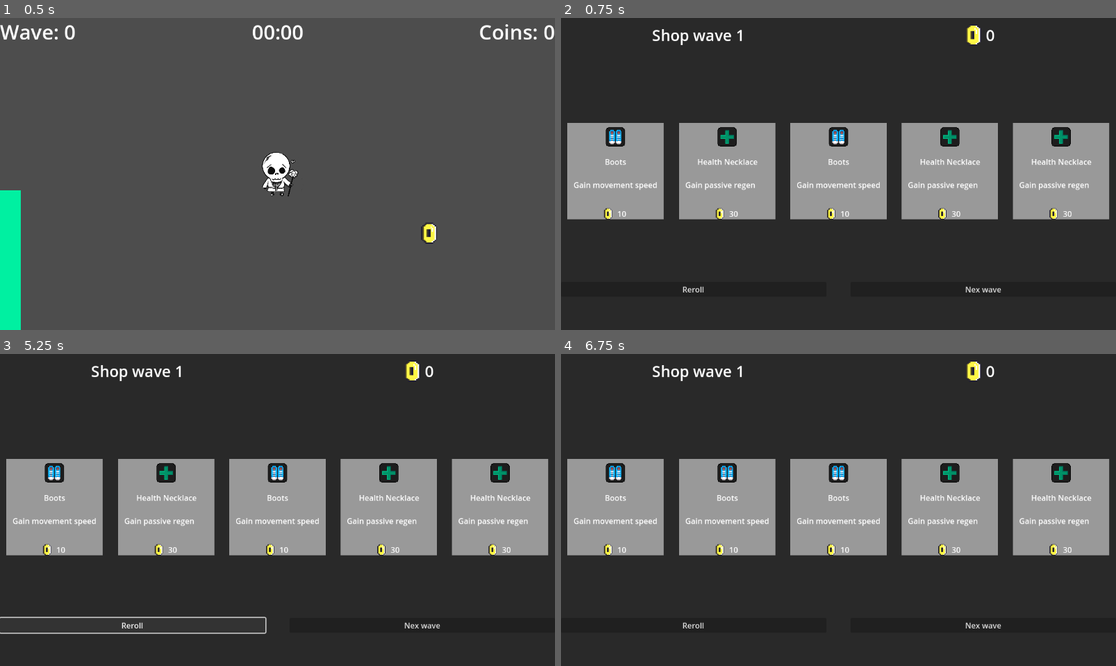
Above: before the commit, frames 1-4 (two rows, left to right).
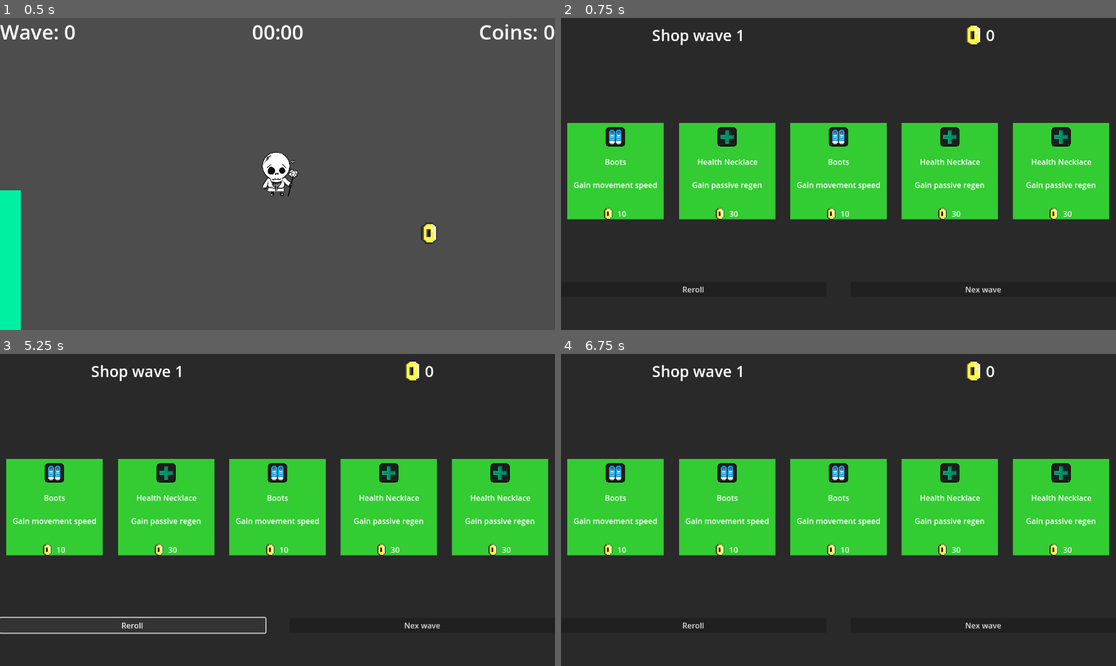
Above: after the commit, the same moments.

Repository: PoloLoveTaco/One-Month-Game-Jam
Game: Godot game, scene res://Scenes/test.tscn
Same seed, same stepped clock (60 frames per second), same inputs: the game is played once before the commit and once after it.
Inputs (mouse positions are in pixels of both pictures, inside the frame that each line leads up to):
- Up to frame 1 (0.5 s): no input
- Up to frame 2 (0.75 s): hold Right (right) from 0.53 s (still down); hold T (tmp) from 0.53 s (still down)
- Up to frame 3 (5.25 s): release Right (right) at 1.25 s; release T (tmp) at 1.25 s; click (61, 460) at 1.25 s; click (172, 460) at 2 s; click (283, 460) at 2.75 s; click (394, 460) at 3.5 s; click (505, 460) at 4.25 s; click "Reroll" at 5 s
- Up to frame 4 (6.75 s): click "Nex wave" at 5.75 s; tap Enter at 6.5 s; hold Down (down) from 6.53 s (still down); tap T (tmp) at 6.6 s

Frame 1 is identical in both runs. In frame 2, 25% of the frame differs, in the area x 1-99%, y 33-65%; in frame 3, 25%; in frame 4, 25%.

Commit message:
set rarity

Diff:
--- a/Scenes/shop.tscn
+++ b/Scenes/shop.tscn
@@ -2,8 +2,8 @@
 
 [ext_resource type="Script" uid="uid://dilto30o4ij66" path="res://Scripts/shop.gd" id="1_fdj0q"]
 [ext_resource type="Script" uid="uid://ceatpya8csule" path="res://Scripts/upgrade_data.gd" id="2_k6jq0"]
-[ext_resource type="Resource" uid="uid://ds2ij55yopx6t" path="res://Scripts/Resources/ItemData/boots.tres" id="3_3ps1r"]
-[ext_resource type="Resource" uid="uid://6amo8rdbcgme" path="res://Scripts/Resources/ItemData/health_necklace.tres" id="4_3ps1r"]
+[ext_resource type="Resource" uid="uid://ds2ij55yopx6t" path="res://Scripts/Resources/ItemData/boots_commun.tres" id="3_3ps1r"]
+[ext_resource type="Resource" uid="uid://6amo8rdbcgme" path="res://Scripts/Resources/ItemData/health_necklace_commun.tres" id="4_3ps1r"]
 [ext_resource type="Texture2D" uid="uid://fwurp47bgqcb" path="res://Assets/coin.png" id="4_ymrm4"]
 [ext_resource type="PackedScene" uid="uid://c7jqxbr2j6tsi" path="res://Scenes/shop_item.tscn" id="5_k6jq0"]
 
--- a/Scenes/shop_item.tscn
+++ b/Scenes/shop_item.tscn
@@ -13,7 +13,7 @@
 
 [sub_resource type="StyleBoxEmpty" id="StyleBoxEmpty_asrp6"]
 
-[sub_resource type="StyleBoxFlat" id="StyleBoxFlat_wmysf"]
+[sub_resource type="StyleBoxEmpty" id="StyleBoxEmpty_tga60"]
 
 [node name="ShopItem" type="Button"]
 offset_right = 8.0
@@ -30,7 +30,16 @@
 layout_mode = 0
 offset_right = 200.0
 offset_bottom = 200.0
-theme_override_styles/panel = SubResource("StyleBoxFlat_wmysf")
+theme_override_styles/panel = SubResource("StyleBoxEmpty_tga60")
+
+[node name="Background" type="ColorRect" parent="Panel"]
+layout_mode = 1
+anchors_preset = 15
+anchor_right = 1.0
+anchor_bottom = 1.0
+grow_horizontal = 2
+grow_vertical = 2
+color = Color(1, 0.05882353, 1, 1)
 
 [node name="Icon" type="TextureRect" parent="Panel"]
 layout_mode = 1
@@ -56,22 +65,22 @@
 offset_bottom = -8.0
 grow_horizontal = 2
 grow_vertical = 2
-text = "Boots"
+text = "Item Name"
 
 [node name="Desc" type="Label" parent="Panel"]
 layout_mode = 1
-anchors_preset = 7
-anchor_left = 0.5
-anchor_top = 1.0
-anchor_right = 0.5
-anchor_bottom = 1.0
-offset_left = -87.0
-offset_top = -83.0
-offset_right = 87.0
-offset_bottom = -60.0
+anchors_preset = 14
+anchor_top = 0.5
+anchor_right = 1.0
+anchor_bottom = 0.5
+offset_top = 17.0
+offset_bottom = 40.0
 grow_horizontal = 2
-grow_vertical = 0
-text = "Gain movement speed"
+grow_vertical = 2
+text = "Item description"
+horizontal_alignment = 1
+vertical_alignment = 2
+autowrap_mode = 2
 
 [node name="Cost" type="HBoxContainer" parent="Panel"]
 layout_mode = 1
@@ -95,4 +104,4 @@
 layout_mode = 2
 size_flags_horizontal = 7
 size_flags_vertical = 1
-text = "50"
+text = "999"
--- a/Scripts/Resources/ItemData/boots.tres
+++ /dev/null
@@ -1,21 +0,0 @@
-[gd_resource type="Resource" script_class="ItemData" load_steps=5 format=3 uid="uid://ds2ij55yopx6t"]
-
-[ext_resource type="Script" uid="uid://cfwiunhjh3g6p" path="res://Scripts/stat_modifier.gd" id="1_14g10"]
-[ext_resource type="Texture2D" uid="uid://bnh2hcgvwcqu" path="res://Assets/MoveSpeedIcon.png" id="1_h40hs"]
-[ext_resource type="Script" uid="uid://sng1chh7b4kc" path="res://Scripts/item_data.gd" id="2_h40hs"]
-
-[sub_resource type="Resource" id="Resource_h40hs"]
-script = ExtResource("1_14g10")
-stat = 2
-percent_bonus = 10.0
-metadata/_custom_type_script = "uid://cfwiunhjh3g6p"
-
-[resource]
-script = ExtResource("2_h40hs")
-modifiers = Array[ExtResource("1_14g10")]([SubResource("Resource_h40hs")])
-id = &"boots"
-display_name = "Boots"
-description = "Gain movement speed"
-icon = ExtResource("1_h40hs")
-cost = 10
-metadata/_custom_type_script = "uid://sng1chh7b4kc"
--- /dev/null
+++ b/Scripts/Resources/ItemData/boots_commun.tres
@@ -0,0 +1,21 @@
+[gd_resource type="Resource" script_class="ItemData" load_steps=5 format=3 uid="uid://ds2ij55yopx6t"]
+
+[ext_resource type="Texture2D" uid="uid://bnh2hcgvwcqu" path="res://Assets/MoveSpeedIcon.png" id="1_yhlw7"]
+[ext_resource type="Script" uid="uid://cfwiunhjh3g6p" path="res://Scripts/stat_modifier.gd" id="2_flamy"]
+[ext_resource type="Script" uid="uid://sng1chh7b4kc" path="res://Scripts/item_data.gd" id="3_g5m6p"]
+
+[sub_resource type="Resource" id="Resource_h40hs"]
+script = ExtResource("2_flamy")
+stat = 2
+percent_bonus = 10.0
+metadata/_custom_type_script = "uid://cfwiunhjh3g6p"
+
+[resource]
+script = ExtResource("3_g5m6p")
+modifiers = Array[ExtResource("2_flamy")]([SubResource("Resource_h40hs")])
+id = &"boots_commun"
+display_name = "Boots"
+description = "Gain movement speed"
+icon = ExtResource("1_yhlw7")
+cost = 10
+metadata/_custom_type_script = "uid://sng1chh7b4kc"
--- /dev/null
+++ b/Scripts/Resources/ItemData/boots_epic.tres
@@ -0,0 +1,22 @@
+[gd_resource type="Resource" script_class="ItemData" load_steps=5 format=3 uid="uid://ctsuxl0ehcmxo"]
+
+[ext_resource type="Texture2D" uid="uid://bnh2hcgvwcqu" path="res://Assets/MoveSpeedIcon.png" id="1_fmcb3"]
+[ext_resource type="Script" uid="uid://cfwiunhjh3g6p" path="res://Scripts/stat_modifier.gd" id="2_qh5bw"]
+[ext_resource type="Script" uid="uid://sng1chh7b4kc" path="res://Scripts/item_data.gd" id="3_e0hdu"]
+
+[sub_resource type="Resource" id="Resource_h40hs"]
+script = ExtResource("2_qh5bw")
+stat = 2
+percent_bonus = 10.0
+metadata/_custom_type_script = "uid://cfwiunhjh3g6p"
+
+[resource]
+script = ExtResource("3_e0hdu")
+modifiers = Array[ExtResource("2_qh5bw")]([SubResource("Resource_h40hs")])
+id = &"boots_epic"
+display_name = "Boots"
+description = "Gain movement speed"
+icon = ExtResource("1_fmcb3")
+cost = 80
+rarity = 3
+metadata/_custom_type_script = "uid://sng1chh7b4kc"
--- /dev/null
+++ b/Scripts/Resources/ItemData/boots_leg.tres
@@ -0,0 +1,22 @@
+[gd_resource type="Resource" script_class="ItemData" load_steps=5 format=3 uid="uid://d0uyy4sys06d4"]
+
+[ext_resource type="Texture2D" uid="uid://bnh2hcgvwcqu" path="res://Assets/MoveSpeedIcon.png" id="1_y542e"]
+[ext_resource type="Script" uid="uid://cfwiunhjh3g6p" path="res://Scripts/stat_modifier.gd" id="2_eub5e"]
+[ext_resource type="Script" uid="uid://sng1chh7b4kc" path="res://Scripts/item_data.gd" id="3_hlj0s"]
+
+[sub_resource type="Resource" id="Resource_h40hs"]
+script = ExtResource("2_eub5e")
+stat = 2
+percent_bonus = 10.0
+metadata/_custom_type_script = "uid://cfwiunhjh3g6p"
+
+[resource]
+script = ExtResource("3_hlj0s")
+modifiers = Array[ExtResource("2_eub5e")]([SubResource("Resource_h40hs")])
+id = &"boots_leg"
+display_name = "Boots"
+description = "Gain movement speed"
+icon = ExtResource("1_y542e")
+cost = 120
+rarity = 4
+metadata/_custom_type_script = "uid://sng1chh7b4kc"
--- /dev/null
+++ b/Scripts/Resources/ItemData/boots_rare.tres
@@ -0,0 +1,22 @@
+[gd_resource type="Resource" script_class="ItemData" load_steps=5 format=3 uid="uid://d4ccryp050cl8"]
+
+[ext_resource type="Texture2D" uid="uid://bnh2hcgvwcqu" path="res://Assets/MoveSpeedIcon.png" id="1_e12u0"]
+[ext_resource type="Script" uid="uid://cfwiunhjh3g6p" path="res://Scripts/stat_modifier.gd" id="2_syoj7"]
+[ext_resource type="Script" uid="uid://sng1chh7b4kc" path="res://Scripts/item_data.gd" id="3_pcmor"]
+
+[sub_resource type="Resource" id="Resource_h40hs"]
+script = ExtResource("2_syoj7")
+stat = 2
+percent_bonus = 10.0
+metadata/_custom_type_script = "uid://cfwiunhjh3g6p"
+
+[resource]
+script = ExtResource("3_pcmor")
+modifiers = Array[ExtResource("2_syoj7")]([SubResource("Resource_h40hs")])
+id = &"boots_rare"
+display_name = "Boots"
+description = "Gain movement speed"
+icon = ExtResource("1_e12u0")
+cost = 30
+rarity = 2
+metadata/_custom_type_script = "uid://sng1chh7b4kc"
--- a/Scripts/Resources/ItemData/health_necklace.tres
+++ /dev/null
@@ -1,14 +0,0 @@
-[gd_resource type="Resource" script_class="ItemData" load_steps=4 format=3 uid="uid://6amo8rdbcgme"]
-
-[ext_resource type="Texture2D" uid="uid://b54fba5us17gd" path="res://Assets/PassiveRegenIcon.png" id="1_6ib8l"]
-[ext_resource type="Script" uid="uid://cfwiunhjh3g6p" path="res://Scripts/stat_modifier.gd" id="1_fbptv"]
-[ext_resource type="Script" uid="uid://sng1chh7b4kc" path="res://Scripts/item_data.gd" id="2_6ib8l"]
-
-[resource]
-script = ExtResource("2_6ib8l")
-id = &"health_necklace"
-display_name = "Health Necklace"
-description = "Gain passive regen"
-icon = ExtResource("1_6ib8l")
-cost = 30
-metadata/_custom_type_script = "uid://sng1chh7b4kc"
--- /dev/null
+++ b/Scripts/Resources/ItemData/health_necklace_commun.tres
@@ -0,0 +1,14 @@
+[gd_resource type="Resource" script_class="ItemData" load_steps=4 format=3 uid="uid://6amo8rdbcgme"]
+
+[ext_resource type="Texture2D" uid="uid://b54fba5us17gd" path="res://Assets/PassiveRegenIcon.png" id="1_88wcq"]
+[ext_resource type="Script" uid="uid://cfwiunhjh3g6p" path="res://Scripts/stat_modifier.gd" id="2_7j543"]
+[ext_resource type="Script" uid="uid://sng1chh7b4kc" path="res://Scripts/item_data.gd" id="3_b4kwg"]
+
+[resource]
+script = ExtResource("3_b4kwg")
+id = &"health_necklace_commun"
+display_name = "Health Necklace"
+description = "Gain passive regen"
+icon = ExtResource("1_88wcq")
+cost = 30
+metadata/_custom_type_script = "uid://sng1chh7b4kc"
--- a/Scripts/shop_item.gd
+++ b/Scripts/shop_item.gd
@@ -1,5 +1,10 @@
 extends Button
 class_name ShopItem
+
+const COLOR_COMMON     = Color(0.2, 0.8, 0.2)
+const COLOR_RARE       = Color(0.2, 0.4, 1.0)
+const COLOR_EPIC       = Color(0.7, 0.2, 0.9)
+const COLOR_LEGENDARY  = Color(1.0, 0.9, 0.2)
 
 @onready var item_icon := $Panel/Icon
 @onready var item_name := $Panel/Name
@@ -7,9 +12,17 @@
 
 @onready var cost_label := $Panel/Cost/PriceLabel
 
+@onready var bk : ColorRect = $Panel/Background
+
 
 func set_item(u: UpgradeData):
 	item_name.text = u.display_name
 	item_desc.text = u.description
 	item_icon.texture = u.icon
 	cost_label.text = str(u.cost)
+
+	match u.rarity:
+		1: bk.color = COLOR_COMMON
+		2: bk.color = COLOR_RARE
+		3: bk.color = COLOR_EPIC
+		4: bk.color = COLOR_LEGENDARY
